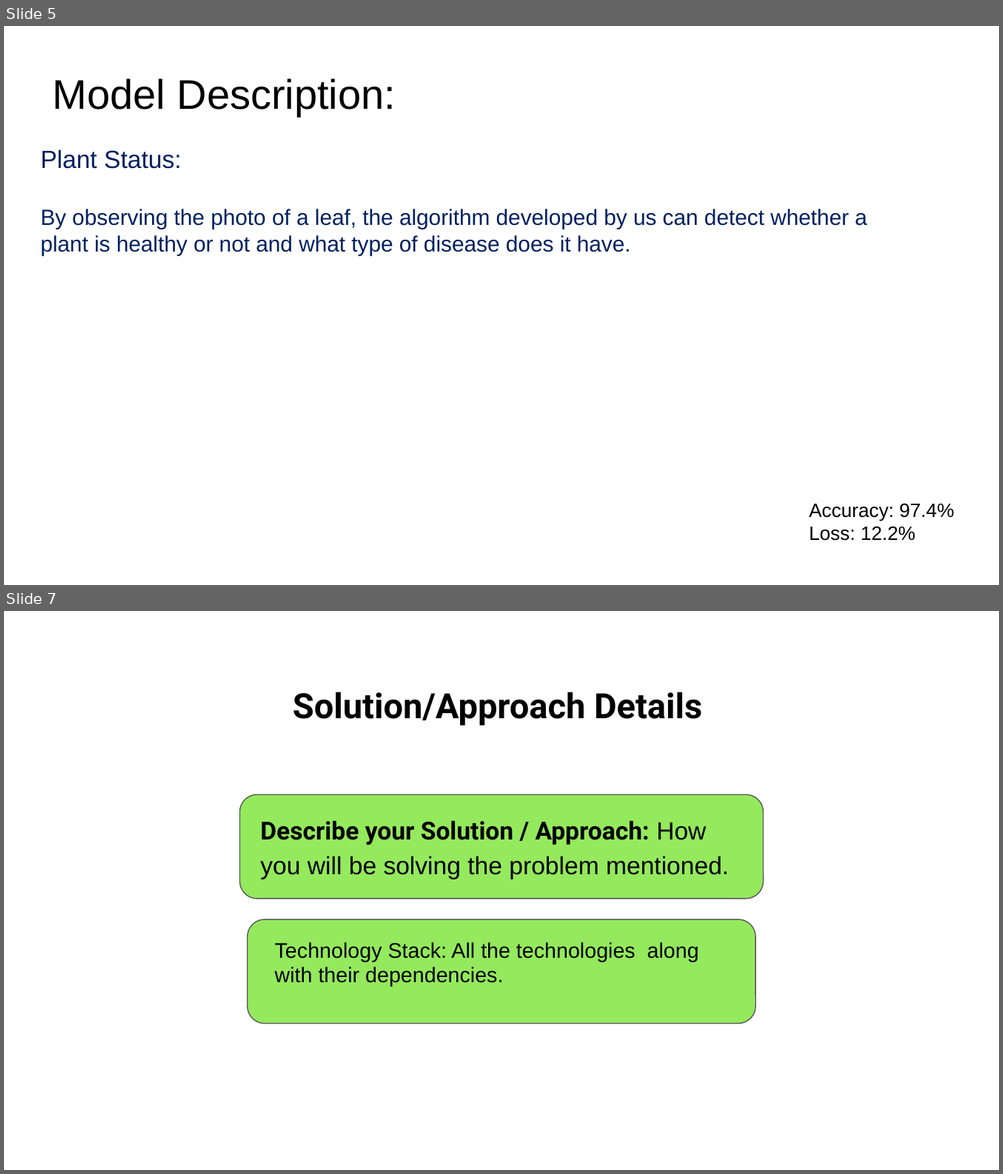
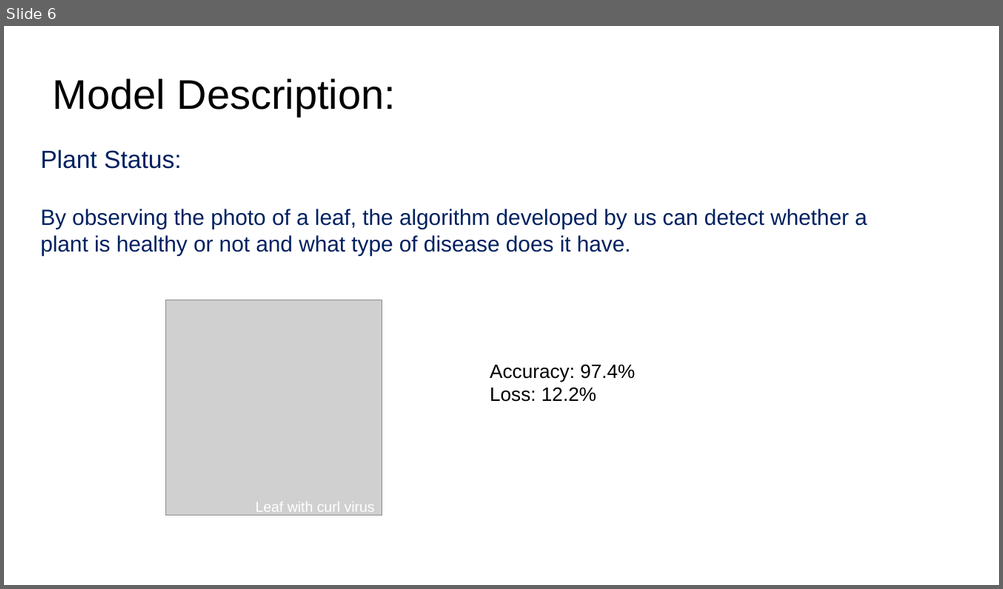
Before and after one commit to harshalplus1/hackmol4.0, a slide deck: HackMoL PPT Format.pptx. Shown one above the other, each under a label of ours: slides 5 and 7 before the commit, slide 6 after it; the slides between them are not shown. The pictures are 1003x1174 and 1003x589 pixels, drawn with LibreOffice and Linux fonts; fonts in the diff are those of the drawing; grey boxes stand for pictures; background and template pictures are left out. Boxes give left, top, right and bottom in pixels: in the first picture for what was removed or moved away, otherwise in the second. Text is boxed around its words. In the diff, an @@ line names an element or a change of style, - is before the commit and + after.

```diff
--- a/HackMoL PPT Format.pptx
+++ b/HackMoL PPT Format.pptx
@@ slide 7 removed at [4,611,999,1170], background picture (left out) @@
@@ title removed at [293,692,702,726] @@
-Solution/Approach Details
@@ rounded rectangle removed at [240,795,762,900] @@
@@ text removed at [260,820,728,879] @@
-Describe your Solution / Approach: How you will be solving the problem mentioned.
@@ rounded rectangle removed at [247,920,756,1024] @@
@@ text removed at [275,943,699,986] @@
-Technology Stack: All the technologies along with their dependencies.
@@ what was slide 5 is now slide 6 @@
@@ slide 6 changed as well @@
@@ picture added at [165,301,381,517] @@
@@ text "Accuracy: 97.4%": place and size @@
-text "Accuracy: 97.4%" at [808,503,953,541]
+text "Accuracy: 97.4%" at [489,364,634,402]
@@ text added at [256,502,375,516], 10.5 pt, text #FFFFFF @@
+Leaf with curl virus
```
Also in this commit, not shown: 4 other slides changed, 5 slides added, 1 other slide removed.
